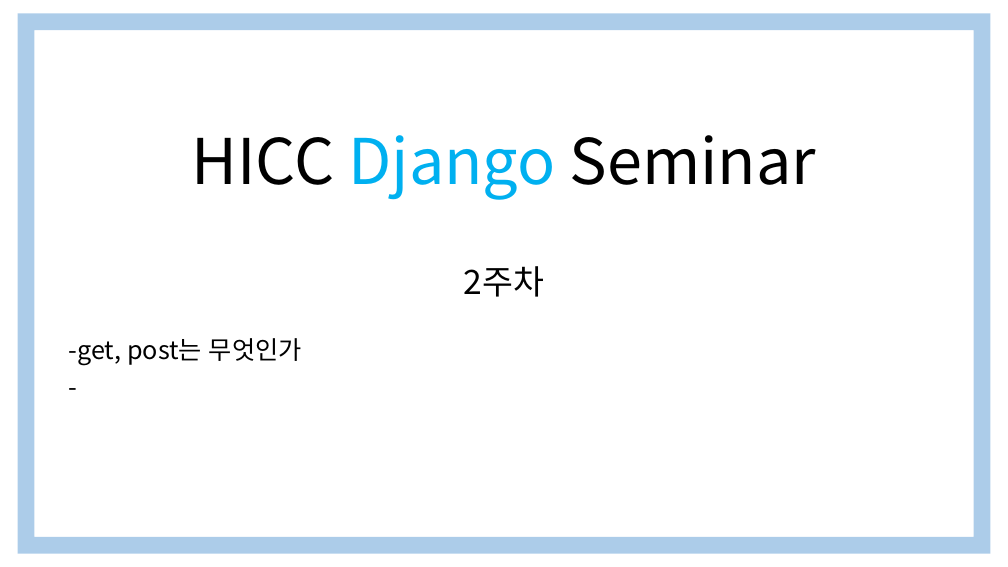
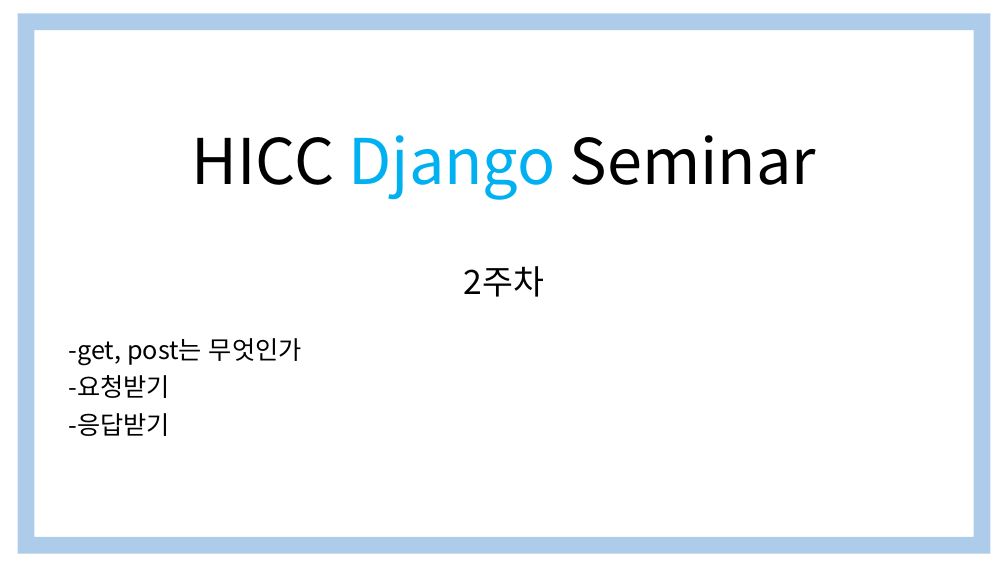
Before and after one commit to yooooonshine/django_seminar, a slide deck: slide 1 of 2주차/Django 특강 2Weeks.pptx. Drawn at 1008x567 pixels with LibreOffice and Linux fonts; fonts in the diff are those of the drawing. Boxes give left, top, right and bottom in pixels: in the first picture for what was removed or moved away, otherwise in the second. Text is boxed around its words. In the diff, an @@ line names an element or a change of style, - is before the commit and + after.

```diff
--- a/2주차/Django 특강 2Weeks.pptx
+++ b/2주차/Django 특강 2Weeks.pptx
@@ subtitle at (69, 375, 170, 436): text changed @@
--
+-요청받기
+-응답받기
```
Also in this commit, not shown: 4 other slides changed, 11 slides added, 4 slides removed.
